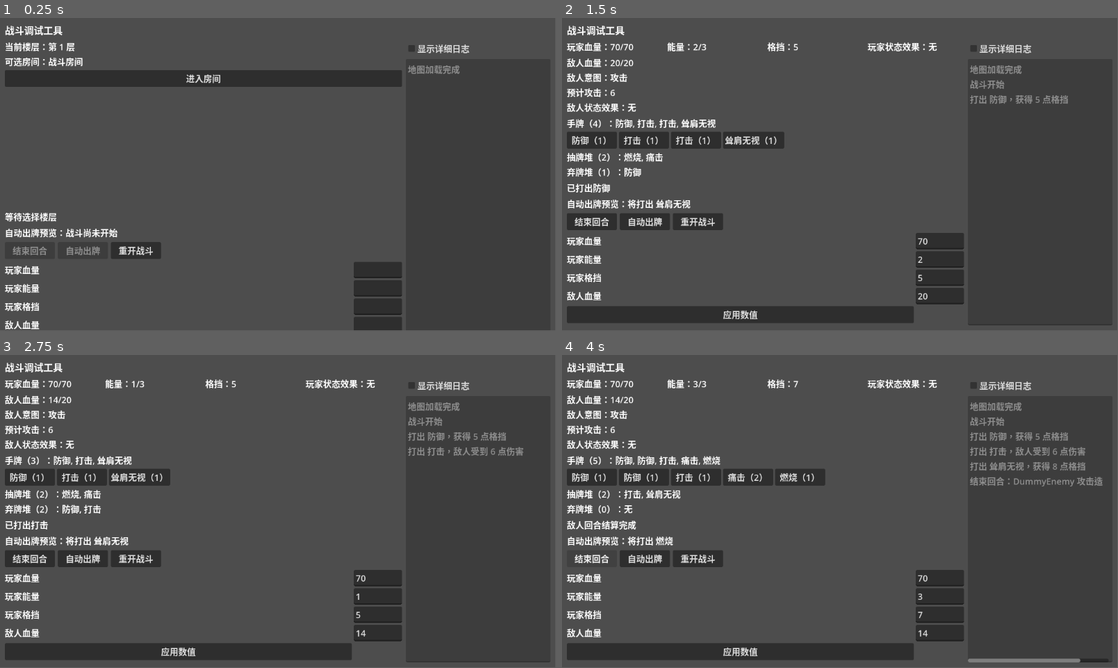
Above: before the commit, frames 1-4 (two rows, left to right).
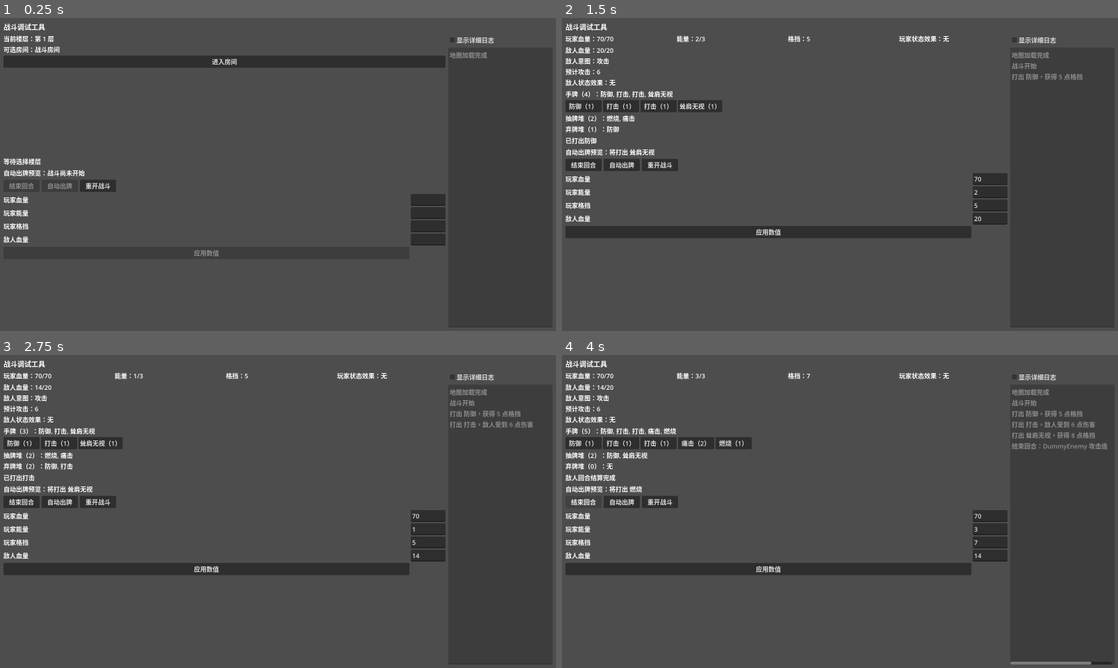
Above: after the commit, the same moments.

Repository: jxqxn/Godot-Game
Game: Godot game, scene res://scenes/stm/battle_debug_scene.tscn
Same seed, same stepped clock (60 frames per second), same inputs: the game is played once before the commit and once after it.
Inputs:
- Up to frame 1 (0.25 s): no input
- Up to frame 2 (1.5 s): click "进入房间" at 0.5 s; click "防御（1）" at 1.25 s
- Up to frame 3 (2.75 s): click "打击（1）" at 2 s
- Up to frame 4 (4 s): click "耸肩无视（1）" at 2.75 s; click "结束回合" at 3.5 s
The window is 799x449 before the commit and 800x450 after it. Grey fills any space a smaller window leaves; there, only what the larger window draws over its background counts as a difference.

The runs differ from the first frame. In frame 1, 12% of the frame differs, in the area x 0-89%, y 1-100%; in frame 2, 17%; in frame 3, 16%; in frame 4, 18%, in the area x 0-99%, y 1-99%.

Commit message:
Increase default game window size

Diff:
--- a/project.godot
+++ b/project.godot
@@ -19,6 +19,13 @@
 
 McpInteractionServer="*res://scripts/autoload/mcp_interaction_server.gd"
 
+[display]
+
+window/size/viewport_width=1600
+window/size/viewport_height=900
+window/size/window_width_override=1600
+window/size/window_height_override=900
+
 [dotnet]
 
 project/assembly_name="Cards"
